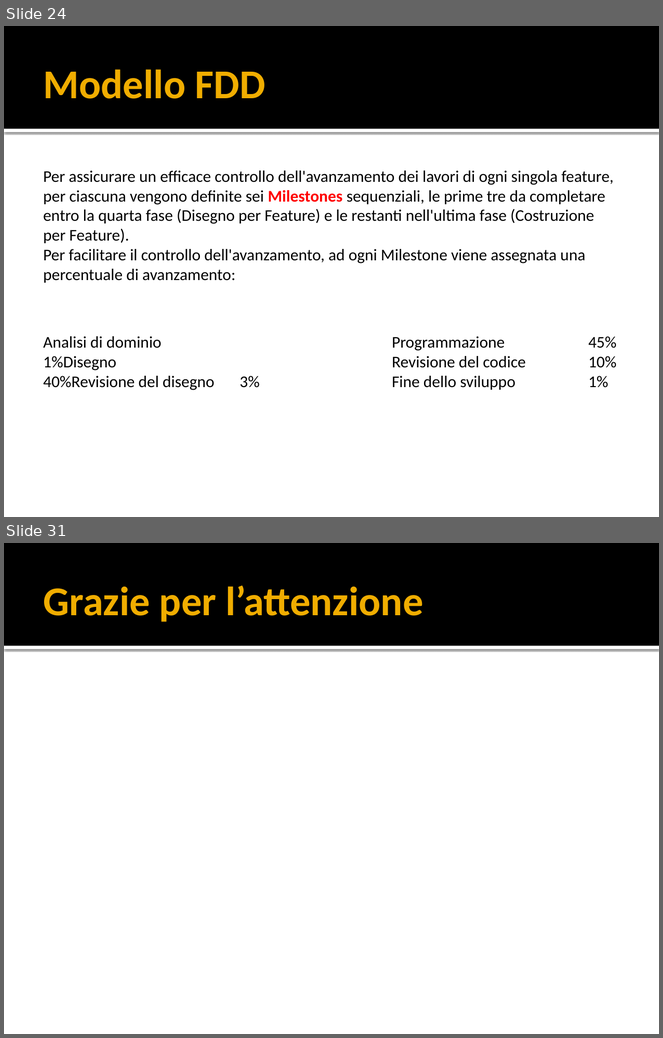
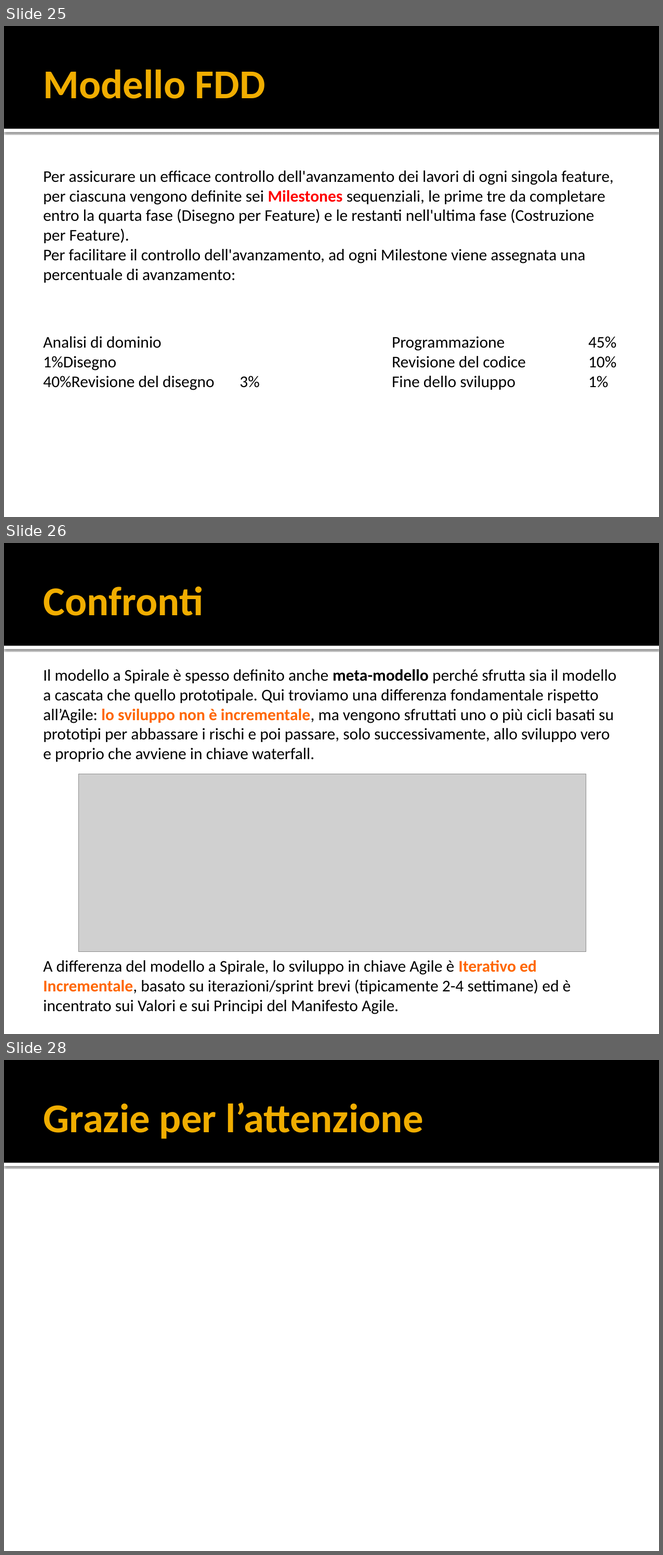
Before and after one commit to yan0z/ISW, a slide deck: Quesito 6 Team/Presentation1.pptx. Shown one above the other, each under a label of ours: slides 24 and 31 before the commit, slides 25, 26 and 28 after it; the slides between them are not shown. The pictures are 663x1038 and 663x1555 pixels, drawn with LibreOffice and Linux fonts; fonts in the diff are those of the drawing; grey boxes stand for pictures. Boxes give left, top, right and bottom in pixels: in the first picture for what was removed or moved away, otherwise in the second. Text is boxed around its words. In the diff, an @@ line names an element or a change of style, - is before the commit and + after.

```diff
--- a/Quesito 6 Team/Presentation1.pptx
+++ b/Quesito 6 Team/Presentation1.pptx
@@ slide 26 added at bbox=[4, 543, 659, 1034], background #FFFFFF; not listed: 2 template elements that a slide beside it also shows @@
@@ title added at bbox=[44, 586, 204, 616], 45 pt, text #F0AD00, bold @@
+Confronti
@@ text added at bbox=[43, 669, 617, 762], 18 pt, text #000000 @@
+Il modello a Spirale è spesso definito anche meta-modello perché sfrutta sia il modello a cascata che quello prototipale. Qui troviamo una differenza fondamentale rispetto all’Agile: lo sviluppo non è incrementale, ma vengono sfruttati uno o più cicli basati su prototipi per abbassare i rischi e poi passare, solo successivamente, allo sviluppo vero e proprio che avviene in chiave waterfall.
@@ picture added at bbox=[79, 774, 586, 953] @@
@@ text added at bbox=[43, 961, 571, 1015], 18 pt, text #000000 @@
+A differenza del modello a Spirale, lo sviluppo in chiave Agile è Iterativo ed Incrementale, basato su iterazioni/sprint brevi (tipicamente 2-4 settimane) ed è incentrato sui Valori e sui Principi del Manifesto Agile.
@@ what was slide 24 is now slide 25 @@
@@ what was slide 31 is now slide 28 @@
```
Also in this commit, not shown: 7 slides changed, 6 other slides added, 10 slides removed.
